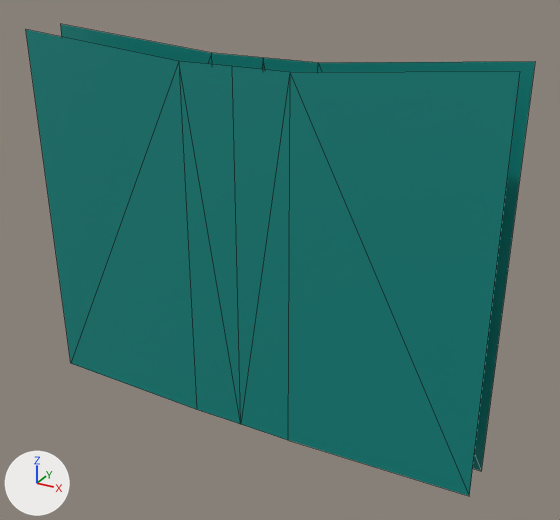
One commit to the OBJ model Resources/door2/door2.obj: the scene before it, then after it.
The view is the same before and after, from a 50 mm camera at (-31.84, -2.12, 2.78) aimed at (-33.02, 0.03, 1.7). The axes (+X, +Y, +Z) are drawn at lower left. The lights are the same throughout. Mesh edges are drawn as thin lines. Where no turn or scale is listed for an object, it has been applied to the vertices.

The first picture shows '立方体.001'.
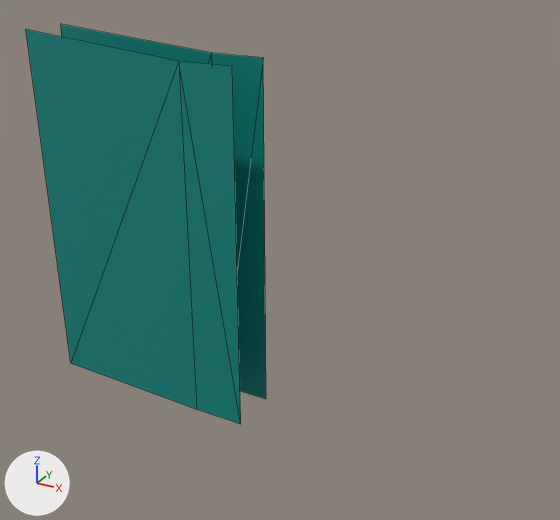
Changed parts and their boxes (x1, y1, x2, y2) in the pictures (560 x 520 px):
'立方体.001', reshaped (53% narrower, 15% shorter)
    before: (26, 24, 535, 496)
    after: (26, 24, 266, 424)
part 1 of me_立方体_001, deleted (cyan)
    before: (232, 58, 535, 496)

Edits to the bpy script that builds the scene:
```text
Change me_立方体_001:
    used by ob_立方体_001; location = (0.0, 0.0, 0.0)
    verts and faces of me_立方体_001; kept vertices keep their numbers, new ones are numbered from 20
    before: 0 (-32.92, -0.09, 2.37) at pixel (289, 72), 1 (-32.92, 0.09, 1.07), 2 (-32.92, 0.09, 2.37) at pixel (318, 62), 3 (-32.92, -0.09, 1.07) at pixel (287, 440), 4 (-33.12, 0.09, 1.07)
    before: 5 (-33.12, -0.09, 1.07) at pixel (240, 424), 6 (-33.12, 0.09, 2.37) at pixel (263, 57), 7 (-33.12, -0.09, 2.37) at pixel (232, 66), 8 (-32.27, -0.07, 1.07) at pixel (469, 496), 9 (-32.27, -0.09, 2.43) at pixel (520, 71)
    before: 10 (-32.27, 0.09, 2.43) at pixel (535, 61), 11 (-32.27, 0.07, 1.07) at pixel (481, 471)
    remove me_立方体_001.from_pydata(...)  # 20 vertices, 16 faces; spans x -33.98..-32.27, y -0.09..0.09, z 1.07..2.43
    add me_立方体_001.from_pydata(...)  # 12 vertices, 8 faces; spans x -33.98..-33.12, y -0.09..0.09, z 1.07..2.43
    me_立方体_001 part 1
    add delete_vertices([*range(0, 4), *range(8, 12)])  # with the faces that use them
```
